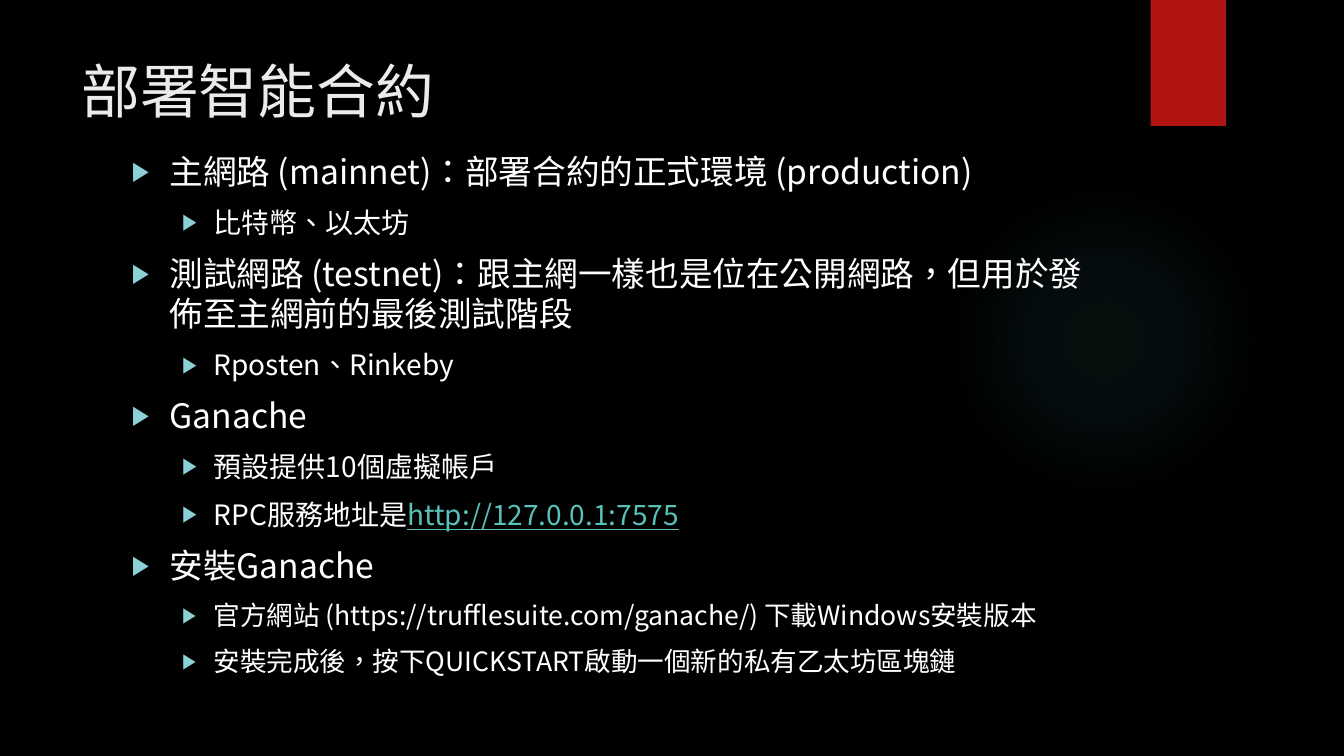
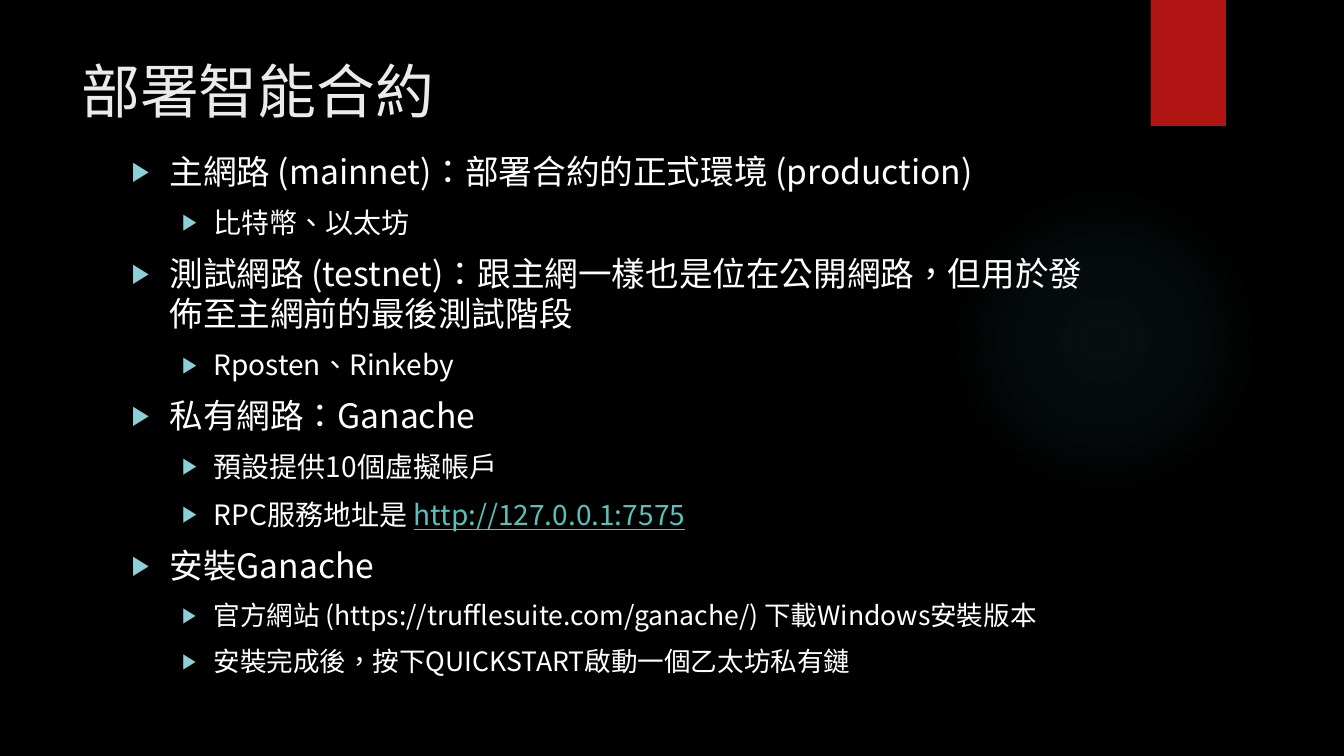
Before and after one commit to wtpai/DAppGit, a slide deck: slide 14 of 區塊鏈─智能合約實作.pptx. Drawn at 1344x756 pixels with LibreOffice and Linux fonts; fonts in the diff are those of the drawing; background and template pictures are left out. Boxes give left, top, right and bottom in pixels: in the first picture for what was removed or moved away, otherwise in the second. Text is boxed around its words. In the diff, an @@ line names an element or a change of style, - is before the commit and + after.

```diff
--- a/區塊鏈─智能合約實作.pptx
+++ b/區塊鏈─智能合約實作.pptx
@@ text at bbox=[170, 400, 476, 431]: text changed @@
-▶ Ganache
+▶ 私有網路：Ganache
@@ text at bbox=[214, 501, 686, 532]: spaces changed @@
-  ▶ RPC服務地址是http://127.0.0.1:7575
+  ▶ RPC服務地址是 http://127.0.0.1:7575
@@ text at bbox=[214, 648, 851, 676]: text changed @@
-  ▶ 安裝完成後，按下QUICKSTART啟動一個新的私有乙太坊區塊鏈
+  ▶ 安裝完成後，按下QUICKSTART啟動一個乙太坊私有鏈
```
Also in this commit, not shown: 7 other slides changed, 3 slides added, 13 other files.
